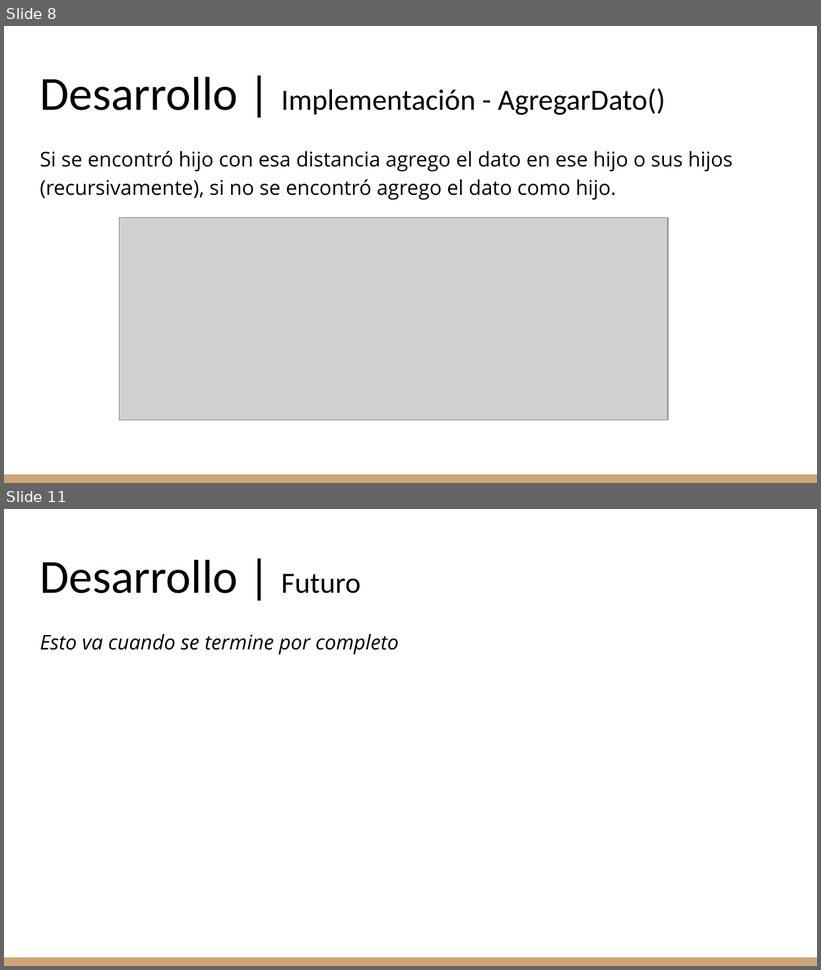
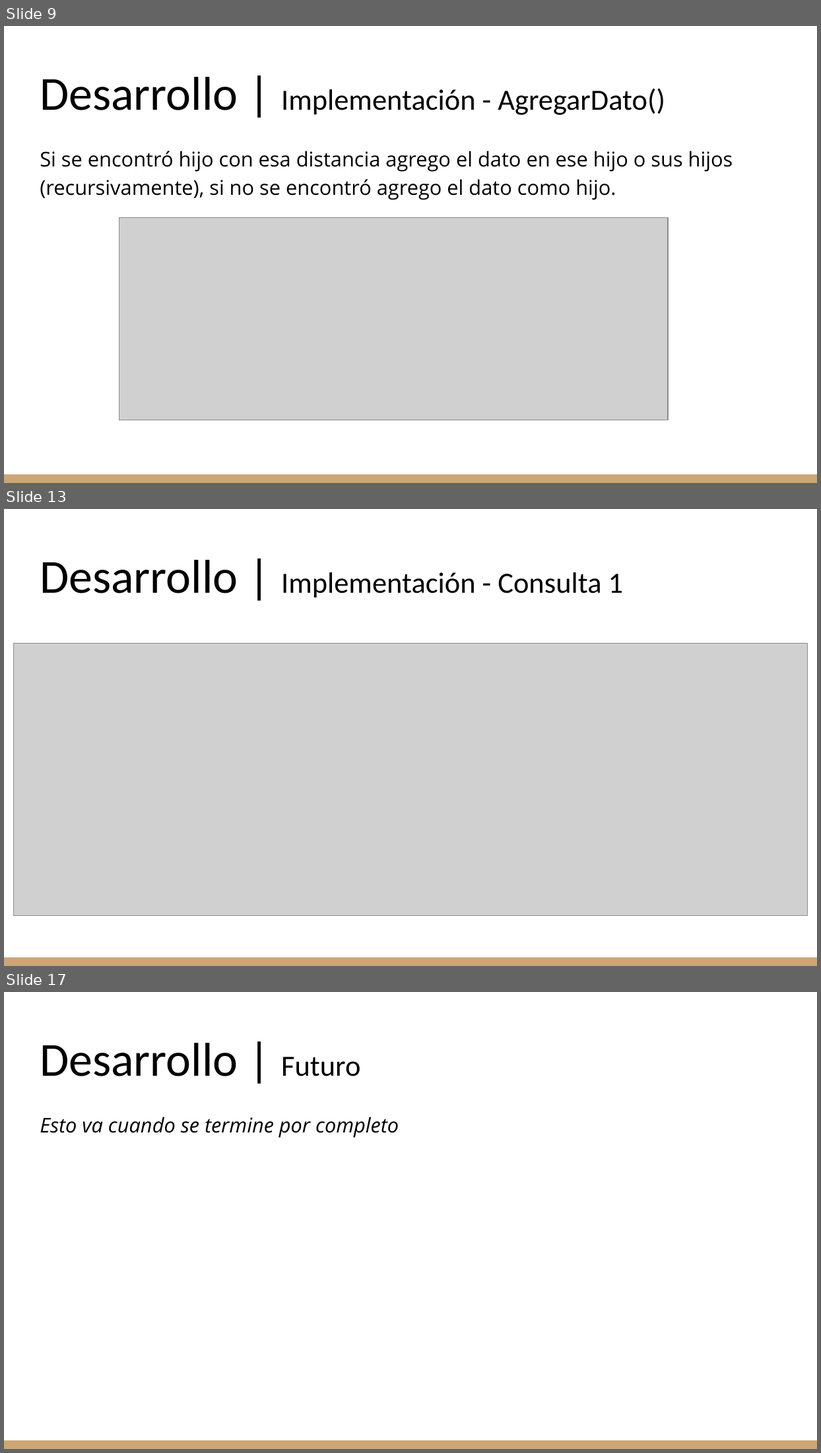
Before and after one commit to 0xftorres/trabajo-final-estructuras-y-algoritmos, a slide deck: docs/pptx-primeraentrega.pptx. Shown one above the other, each under a label of ours: slides 8 and 11 before the commit, slides 9, 13 and 17 after it; the slides between them are not shown. The pictures are 821x970 and 821x1453 pixels, drawn with LibreOffice and Linux fonts; fonts in the diff are those of the drawing; grey boxes stand for pictures. Boxes give left, top, right and bottom in pixels: in the first picture for what was removed or moved away, otherwise in the second. Text is boxed around its words. In the diff, an @@ line names an element or a change of style, - is before the commit and + after.

```diff
--- a/docs/pptx-primeraentrega.pptx
+++ b/docs/pptx-primeraentrega.pptx
@@ slide 13 added at bbox=[4, 509, 817, 966], background #FFFFFF; not listed: 1 template element that a slide beside it also shows @@
@@ title added at bbox=[40, 560, 624, 598], 26 pt, text #000000 @@
+Desarrollo | Implementación - Consulta 1
@@ picture added at bbox=[14, 643, 807, 916] @@
@@ what was slide 8 is now slide 9 @@
@@ what was slide 11 is now slide 17 @@
```
Also in this commit, not shown: 5 slides changed, 6 other slides added, 1 slide removed.
